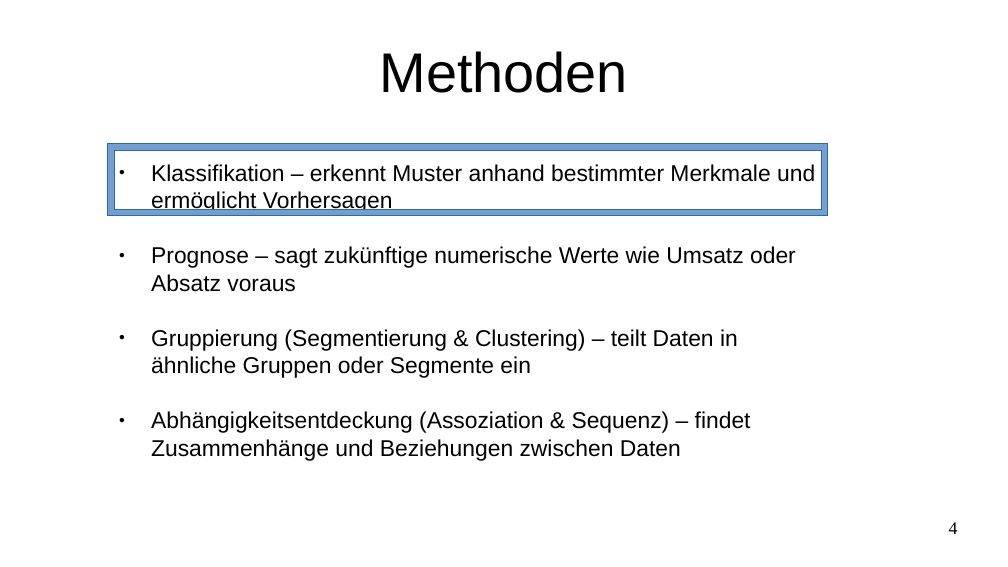
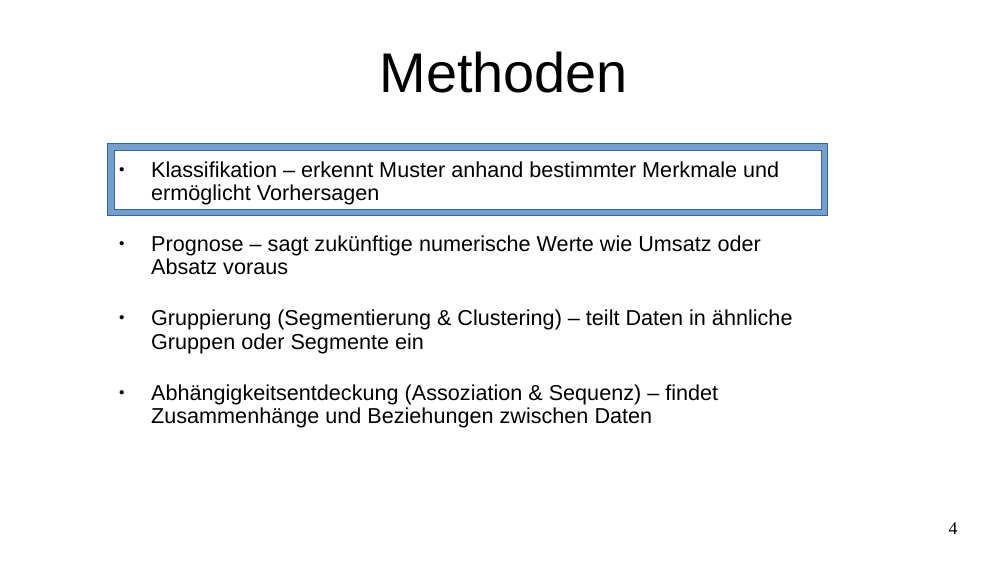
Before and after one commit to thesalvenmoser/Datenbanktechnologie, a slide deck: slide 4 of Gruppe3_ArtlSalvenmoserWornik_Blatt_8a/präsi datenbanktechnologie.odp. Drawn at 1008x567 pixels with LibreOffice and Linux fonts; fonts in the diff are those of the drawing. Boxes give left, top, right and bottom in pixels: in the first picture for what was removed or moved away, otherwise in the second. Text is boxed around its words. In the diff, an @@ line names an element or a change of style, - is before the commit and + after.

```diff
--- a/Gruppe3_ArtlSalvenmoserWornik_Blatt_8a/präsi datenbanktechnologie.odp
+++ b/Gruppe3_ArtlSalvenmoserWornik_Blatt_8a/präsi datenbanktechnologie.odp
@@ frame removed at box(108, 144, 828, 216) @@
@@ freeform shape added at box(108, 144, 828, 216), fill #729FCF, outline #3465A4 0 pt @@
@@ text "Klassifikation – erkennt Muster anhand ..." at box(151, 161, 793, 428): size 18 to 17 pt; indent changed; line spacing 1 to 0.9 @@
```
Also in this commit, not shown: 14 other slides changed, 7 slides added, 3 other files.
